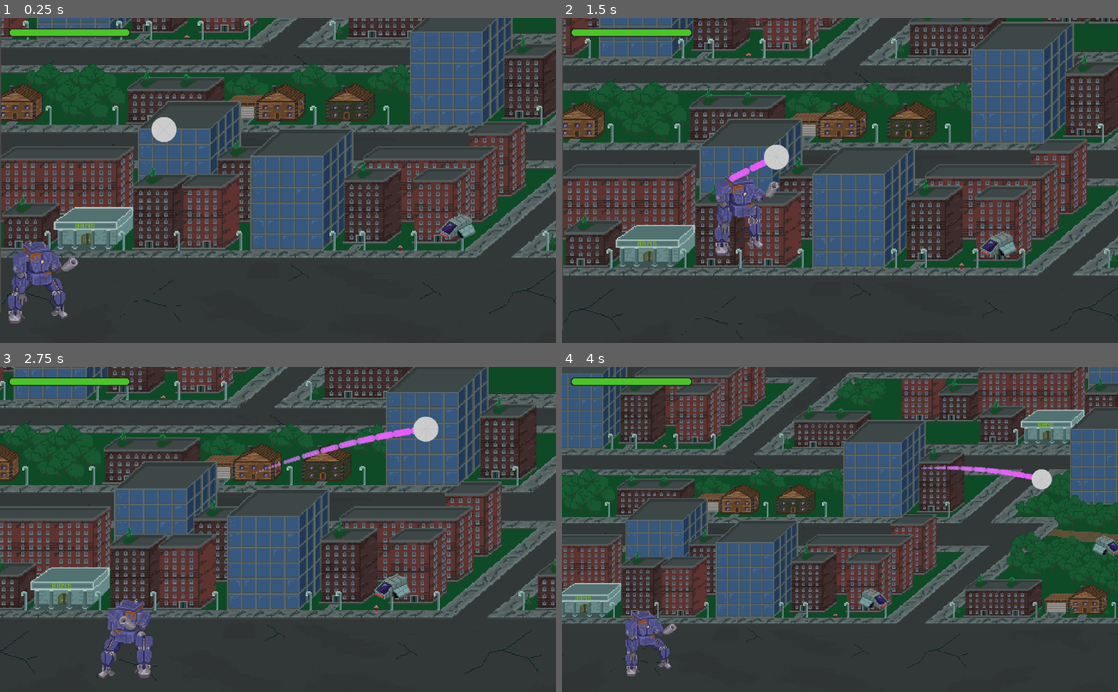
Above: before the commit, frames 1-4 (two rows, left to right).
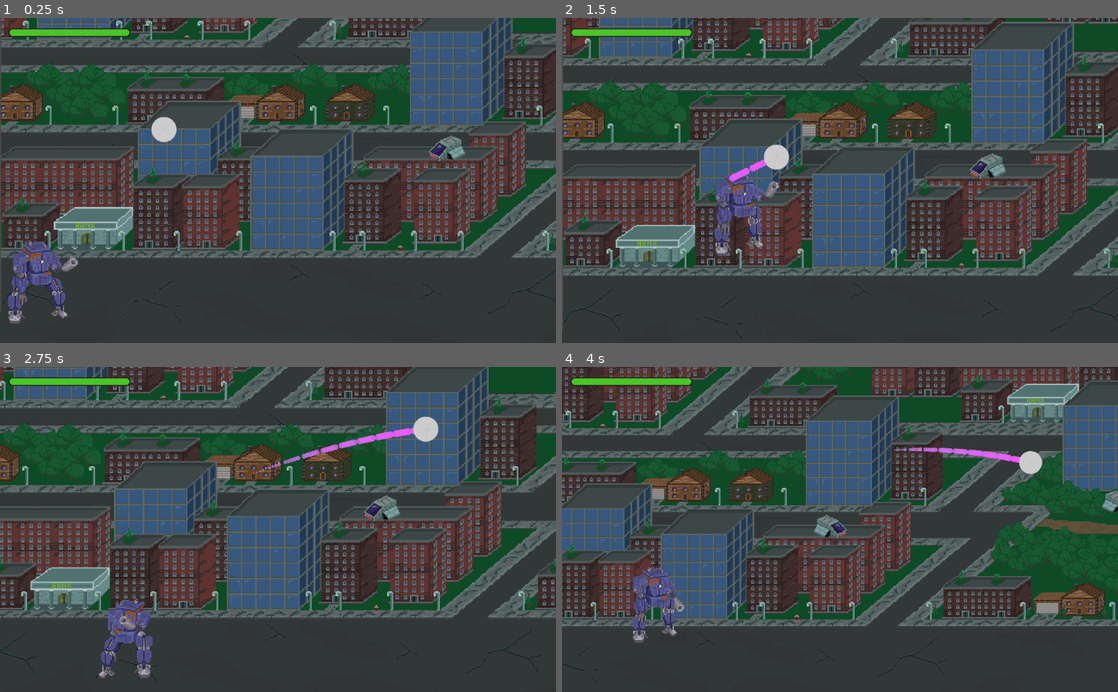
Above: after the commit, the same moments.

Repository: gioele-santi/MechGameJam
Game: Godot game, scene res://Level.tscn
Same seed, same stepped clock (60 frames per second), same inputs: the game is played once before the commit and once after it. Sound files missing from this copy of the repository are replaced by a short silence.
Inputs:
- Up to frame 1 (0.25 s): no input
- Up to frame 2 (1.5 s): hold Shift (attack) 0.53-1.28 s; hold D (move_right) from 0.53 s (still down); tap Space (jump) at 0.77 s; tap Shift (attack) at 1.35 s
- Up to frame 3 (2.75 s): tap Space (jump) at 1.52 s; release D (move_right) at 2.03 s; hold A (move_left) from 2.03 s (still down); hold Shift (attack) from 2.03 s (still down)
- Up to frame 4 (4 s): release A (move_left) at 2.78 s; release Shift (attack) at 2.78 s; hold D (move_right) from 2.78 s (still down); tap Shift (attack) at 2.85 s; tap Space (jump) at 3.02, 3.77 s; hold Shift (attack) from 3.53 s (still down)

The runs differ from the first frame. In frame 1, 0.6% of the frame differs, in the area x 77-86%, y 36-69%; in frame 2, 0.6%; in frame 3, 0.6%; in frame 4, 58%, in the area x 0-100%, y 0-96%.

Commit message:
Faster kick + drone spawn + music

Diff:
--- a/Ball/Ball.gd
+++ b/Ball/Ball.gd
@@ -25,7 +25,7 @@
 	self.hit_mode = Modes.NONE
 	var dir = get_input_direction()
 	dir.x = base_direction.x
-	dir.y = dir.y/3
+	dir.y = dir.y # do not reduce for now
 	var strength = base_strength + time * 300.0
 	apply_impulse(Vector2.ZERO, dir * strength)
 
--- a/Level.gd
+++ b/Level.gd
@@ -8,11 +8,13 @@
 var mech : Mech = null
 
 onready var gui: GUI = $CanvasLayer/GUI
-
 onready var camera : MultiTargetCamera = $Camera2D
 
+var level := 1
+var probe_count := 0
+
 func _ready() -> void:
-
+	randomize()
 	setup_game()
 
 func gameover() -> void:
@@ -24,7 +26,7 @@
 	#show GUI buttons
 	pass
 
-func setup_game(probe_count: int = 3) -> void:
+func setup_game() -> void:
 
 	# create random probes
 	if mech == null:
@@ -36,7 +38,21 @@
 		mech.connect("health_changed", gui, "update_health")
 		mech.health = 100
 		mech
+	spawn_probes(3)
 	spawn_ball()
+
+func spawn_probes(count: int = 1) -> void:
+	for i in range(0, count):
+		var probe = probe_scene.instance()
+		probe_count += 1
+		probe.connect("probe_exploded", self, "_probe_exploded")
+		$Probes.add_child(probe)
+		var x = randi() % 1580 + 300
+		var y = randi() % 300 + 150
+		var vertical = ((x + y) % 2 == 0)
+		probe.initialize(Vector2(x,y), vertical)
+
+	pass
 
 func spawn_ball() -> void:
 	if ball != null:
@@ -54,3 +70,12 @@
 	ball.global_position = mech.ball_spawn.global_position
 
 	camera.add_target(ball)
+
+func _probe_exploded() -> void:
+	probe_count -= 1
+	if probe_count == 0:
+		if level < 10:
+			level += 1
+			spawn_probes(level + 2)
+
+	pass
--- a/Level.tscn
+++ b/Level.tscn
@@ -7,6 +7,7 @@
 [ext_resource path="res://Probe.tscn" type="PackedScene" id=5]
 [ext_resource path="res://GUI.tscn" type="PackedScene" id=6]
 [ext_resource path="res://assets/Background_V1.png" type="Texture" id=7]
+[ext_resource path="res://assets/sound/Mech_Jam_Loop.mp3" type="AudioStream" id=8]
 
 [sub_resource type="RectangleShape2D" id=1]
 extents = Vector2( 528, 40 )
@@ -100,12 +101,14 @@
 [node name="MechSpawn" type="Position2D" parent="."]
 position = Vector2( 72, 479 )
 
-[node name="Probe" parent="." instance=ExtResource( 5 )]
-position = Vector2( 1492, 312 )
-
-[node name="Probe2" parent="." instance=ExtResource( 5 )]
-position = Vector2( 937, 412 )
-flight_mode = 1
-
 [node name="Position2D" type="Position2D" parent="."]
 position = Vector2( 2112, 610 )
+
+[node name="Probes" type="Node" parent="."]
+
+[node name="Position2D" type="Position2D" parent="Probes"]
+position = Vector2( 1880, 424 )
+
+[node name="BGMusic" type="AudioStreamPlayer" parent="."]
+stream = ExtResource( 8 )
+autoplay = true
--- a/Mech/Mech.gd
+++ b/Mech/Mech.gd
@@ -132,6 +132,7 @@
 	health = new_value
 	emit_signal("health_changed", health)
 	if health <= 0:
+		# transition to state die to avoid animation resetting
 		$SpriteR.visible = false
 		$SpriteL.visible = false
 		$Explosion.play()
--- a/Mech/Mech.tscn
+++ b/Mech/Mech.tscn
@@ -114,15 +114,16 @@
 }
 
 [sub_resource type="Animation" id=4]
-length = 1.1
-tracks/0/type = "value"
-tracks/0/path = NodePath("SpriteR:frame")
-tracks/0/interp = 1
-tracks/0/loop_wrap = true
-tracks/0/imported = false
-tracks/0/enabled = true
-tracks/0/keys = {
-"times": PoolRealArray( 0, 0.1, 0.2, 0.3, 0.4, 0.5, 0.6, 0.7, 0.8, 0.9, 1, 1.8 ),
+length = 0.55
+step = 0.05
+tracks/0/type = "value"
+tracks/0/path = NodePath("SpriteR:frame")
+tracks/0/interp = 1
+tracks/0/loop_wrap = true
+tracks/0/imported = false
+tracks/0/enabled = true
+tracks/0/keys = {
+"times": PoolRealArray( 0, 0.05, 0.1, 0.15, 0.2, 0.25, 0.3, 0.35, 0.4, 0.45, 0.5, 1.8 ),
 "transitions": PoolRealArray( 1, 1, 1, 1, 1, 1, 1, 1, 1, 1, 1, 1 ),
 "update": 1,
 "values": [ 12, 13, 14, 15, 16, 17, 18, 19, 20, 21, 22, 23 ]
@@ -134,7 +135,7 @@
 tracks/1/imported = false
 tracks/1/enabled = true
 tracks/1/keys = {
-"times": PoolRealArray( 0, 0.1, 0.2, 0.3, 0.4, 0.5, 0.6, 0.7, 0.8, 0.9, 1, 1.8 ),
+"times": PoolRealArray( 0, 0.05, 0.1, 0.15, 0.2, 0.25, 0.3, 0.35, 0.4, 0.45, 0.5, 1.8 ),
 "transitions": PoolRealArray( 1, 1, 1, 1, 1, 1, 1, 1, 1, 1, 1, 1 ),
 "update": 1,
 "values": [ 0, 1, 2, 3, 4, 5, 6, 7, 8, 9, 10, 11 ]
@@ -146,9 +147,9 @@
 tracks/2/imported = false
 tracks/2/enabled = true
 tracks/2/keys = {
-"times": PoolRealArray( 0.8 ),
-"transitions": PoolRealArray( 1 ),
-"update": 1,
+"times": PoolRealArray( 0.4 ),
+"transitions": PoolRealArray( 1 ),
+"update": 2,
 "values": [ true ]
 }
 
@@ -243,7 +244,7 @@
 texture = ExtResource( 1 )
 hframes = 12
 vframes = 8
-frame = 84
+frame = 12
 
 [node name="SpriteL" type="Sprite" parent="."]
 visible = false
@@ -251,7 +252,6 @@
 texture = ExtResource( 1 )
 hframes = 12
 vframes = 8
-frame = 72
 
 [node name="AnimationPlayer" type="AnimationPlayer" parent="."]
 autoplay = "idle"
--- a/Probe.gd
+++ b/Probe.gd
@@ -3,8 +3,6 @@
 
 signal probe_exploded
 
-enum FLIGHT_MODES { vertical, horizontal }
-export (FLIGHT_MODES) var flight_mode = FLIGHT_MODES.vertical
 export (float) var excursion = 200.0
 export (float) var acceleration := 0.25
 
@@ -14,8 +12,10 @@
 var idx = 0
 
 
-func _ready() -> void:
-	if flight_mode == FLIGHT_MODES.vertical:
+func initialize(init_pos: Vector2 = Vector2.ZERO, vertical: bool = true) -> void:
+	global_position = init_pos
+
+	if vertical:
 		pos.append(Vector2(global_position.x, max(min_y, global_position.y - excursion/2)))
 		pos.append(Vector2(global_position.x, min(max_y, global_position.y + excursion/2)))
 	else:
Not shown: 1 places in Level.tscn that only renumber resources
Not shown, added: assets/sound/Mech_Jam_Loop.mp3.import
Not shown, added: assets/sound/Mech_Jam_Loop.mp3
